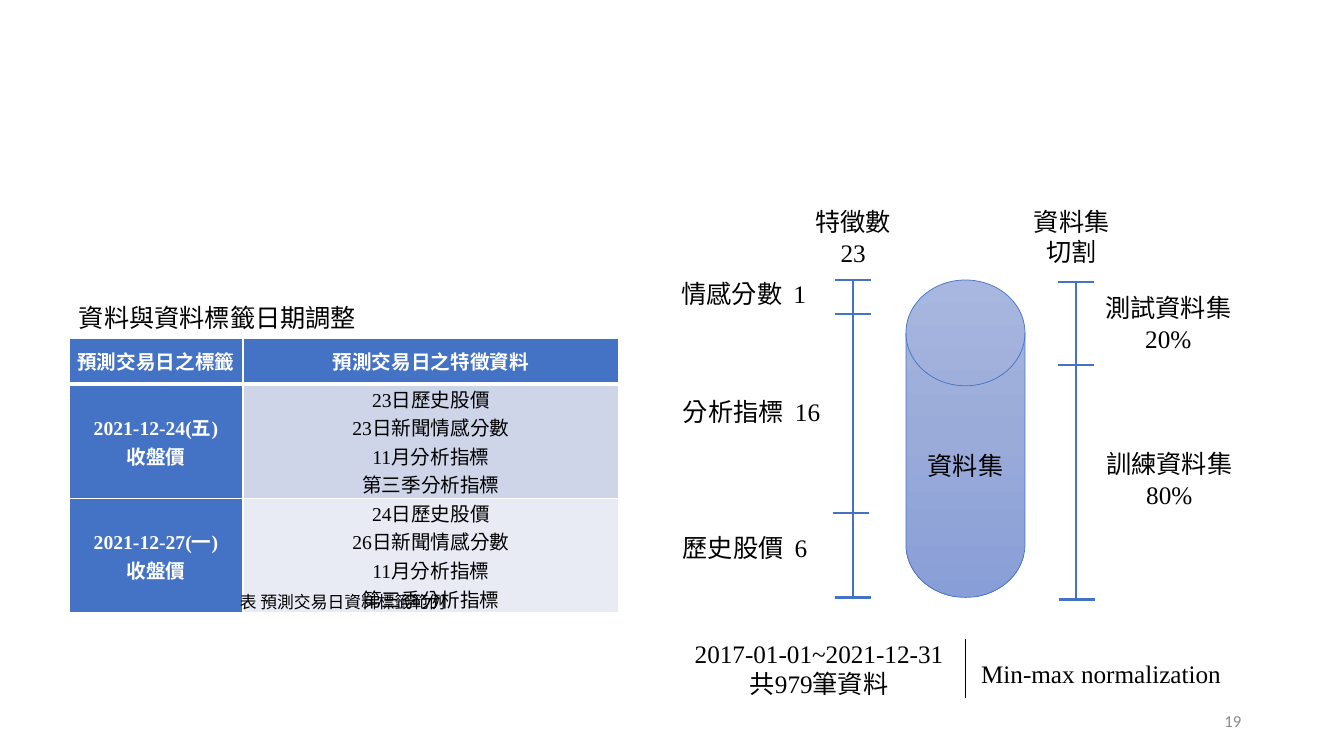
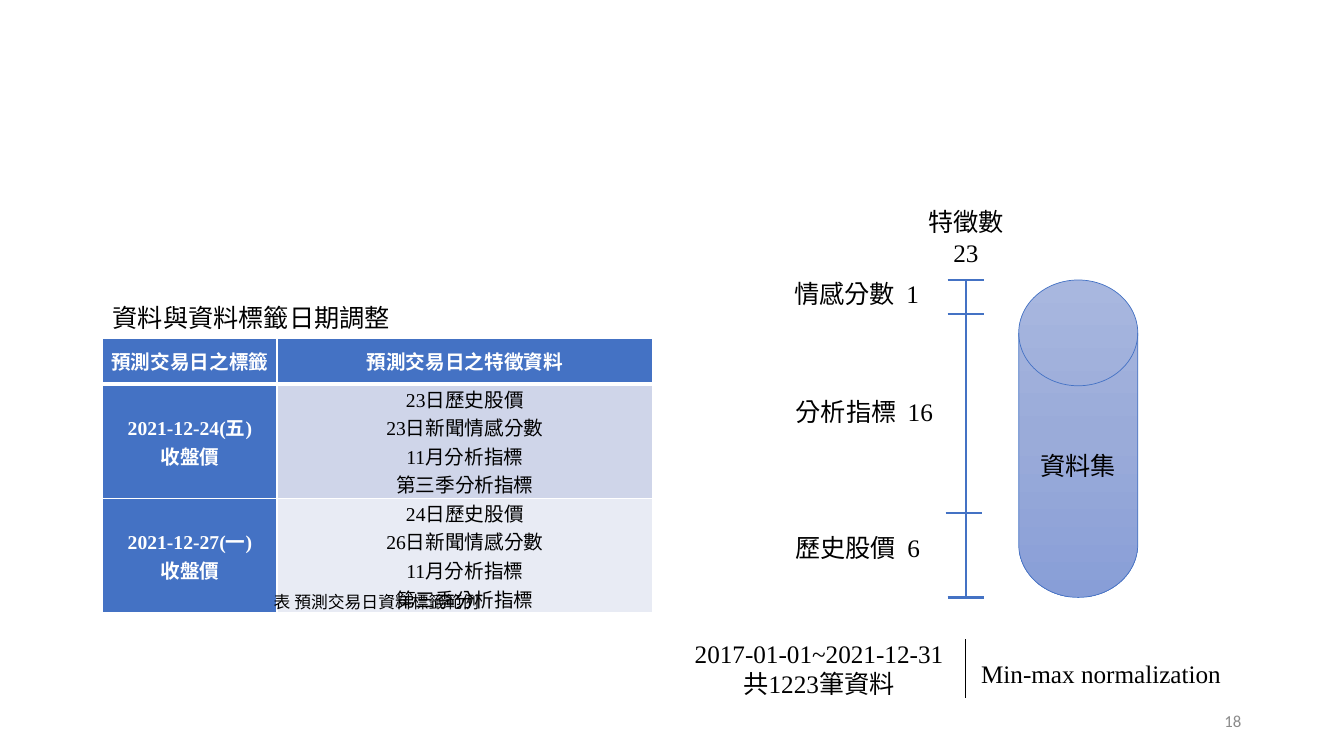
Before and after one commit to Skya-neko/StockPrediction, a slide deck: slide 18 of document/基於財經字典與分析指標的神經網路預測股價趨勢.pptx (slide 19 before the commit). Drawn at 1344x756 pixels with LibreOffice and Linux fonts; fonts in the diff are those of the drawing; background and template pictures are left out. Boxes give left, top, right and bottom in pixels: in the first picture for what was removed or moved away, otherwise in the second. Text is boxed around its words. In the diff, an @@ line names an element or a change of style, - is before the commit and + after.

```diff
--- a/document/基於財經字典與分析指標的神經網路預測股價趨勢.pptx
+++ b/document/基於財經字典與分析指標的神經網路預測股價趨勢.pptx
@@ text "分析指標 16": place and size @@
-text "分析指標 16" at (683, 399, 820, 423)
+text "分析指標 16" at (796, 399, 933, 423)
@@ group removed at (1034, 209, 1232, 600): 4 lines, 3 texts @@
-資料集
-切割
-測試資料集
-20%
-訓練資料集
-80%
@@ text "歷史股價 6": place and size @@
-text "歷史股價 6" at (683, 536, 808, 559)
+text "歷史股價 6" at (795, 536, 920, 559)
@@ 5 lines, 2 texts, 1 cylinder: place and size @@
-5 lines, 2 texts, 1 cylinder at (681, 209, 1025, 598)
+5 lines, 2 texts, 1 cylinder at (794, 209, 1138, 598)
@@ 2 texts, 1 table: place and size @@
-2 texts, 1 table at (69, 305, 619, 614)
+2 texts, 1 table at (103, 305, 653, 614)
@@ text at (695, 646, 944, 695): text changed @@
-2017-01-01~2021-12-31
-共979筆資料
+2017-01-01~2021-12-31
+共1223筆資料
@@ page number at (1224, 715, 1241, 727): text changed @@
-19
+18
```
Also in this commit, not shown: 18 other slides changed, 8 slides added, 8 slides removed, 1 other file.
